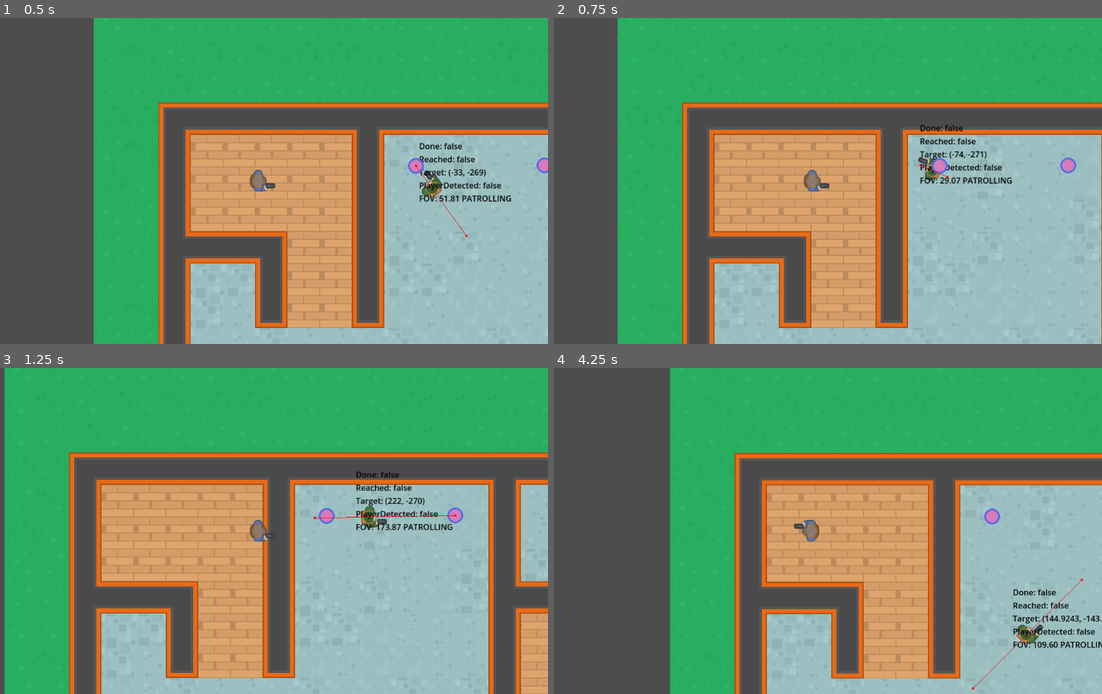
Above: before the commit, frames 1-4 (two rows, left to right).
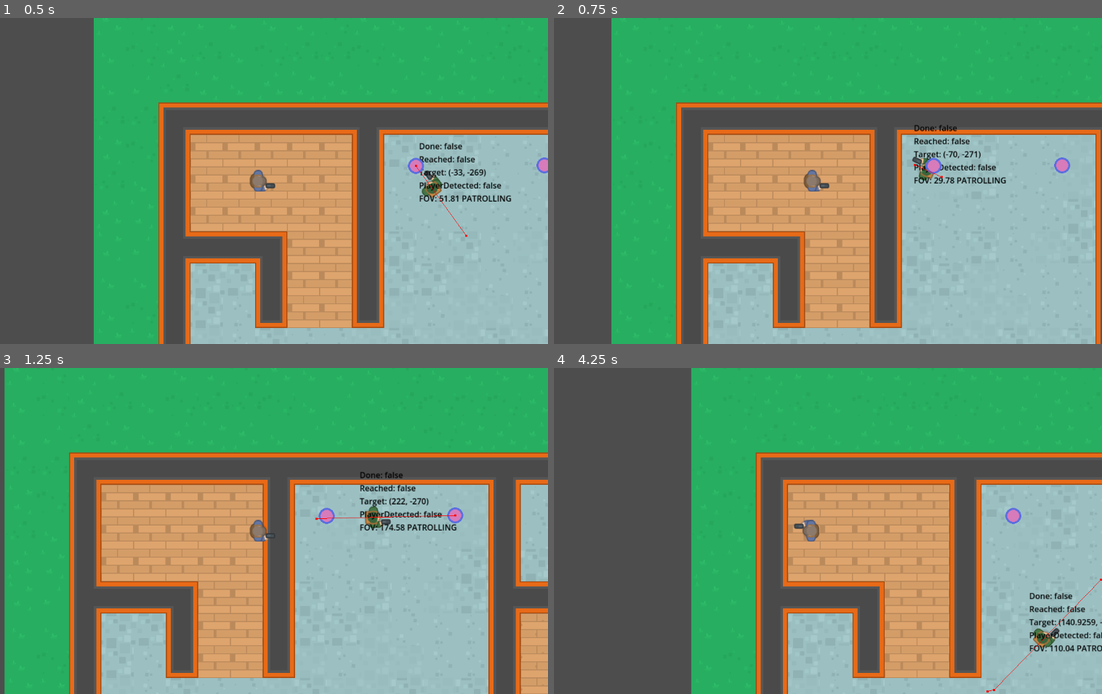
Above: after the commit, the same moments.

Repository: bluewind109/DontMindMe
Game: Godot game, scene res://scenes/level_map/level_map.tscn
Same seed, same stepped clock (60 frames per second), same inputs: the game is played once before the commit and once after it.
Inputs (mouse positions are in pixels of both pictures, inside the frame that each line leads up to):
- Up to frame 1 (0.5 s): no input
- Up to frame 2 (0.75 s): move the mouse to (937, 164) at 0.52 s; hold D (right) from 0.53 s (still down); click (937, 164) at 0.6 s
- Up to frame 3 (1.25 s): keep holding D (right)
- Up to frame 4 (4.25 s): move the mouse to (696, 547) at 1.27 s; release D (right) at 1.28 s; hold S (down) 1.28-2.03 s; click (696, 547) at 1.35 s; move the mouse to (871, 459) at 2.02 s; hold D (right) 2.03-2.78 s; click (871, 459) at 2.1 s; move the mouse to (784, 596) at 2.77 s; hold W (up) 2.78-3.53 s; click (784, 596) at 2.85 s; move the mouse to (986, 579) at 3.52 s; hold A (left) from 3.53 s (still down); click (986, 579) at 3.6 s

Frame 1 is identical in both runs. In frame 2, 11% of the frame differs, in the area x 10-100%, y 0-100%; in frame 3, 1.0%; in frame 4, 23%, in the area x 21-100%, y 0-100%.

Commit message:
Add searching state to NPC behaviour

Diff:
--- a/scenes/npc/npc.gd
+++ b/scenes/npc/npc.gd
@@ -15,6 +15,7 @@
 @onready var label = $Label
 @onready var player_detect = $PlayerDetect
 @onready var ray_cast_2d = $PlayerDetect/RayCast2D
+@onready var warning = $Warning
 
 var _waypoints: Array = []
 var _current_wp: int = 0
@@ -99,27 +100,40 @@
 	set_nav_to_player()
 
 
+func process_searching() -> void:
+	if (nav_agent.is_navigation_finished()):
+		set_state(ENEMY_STATE.PATROLLING)
+
+
 func update_movement() -> void:
 	match _state:
 		ENEMY_STATE.PATROLLING:
 			process_patrolling()
 		ENEMY_STATE.CHASING:
 			process_chasing()
+		ENEMY_STATE.SEARCHING:
+			process_searching()
 
 
 func set_state(new_state: ENEMY_STATE) -> void:
 	if (new_state == _state):
 		return
+
+	if (new_state == ENEMY_STATE.SEARCHING):
+		warning.show()
+	else:
+		warning.hide()
+
 	_state = new_state
 
 
 func update_state() -> void:
 	var new_state = _state
 	var can_see = can_see_player()
-	if (can_see_player()):
+	if (can_see):
 		new_state = ENEMY_STATE.CHASING
-	else:
-		new_state = ENEMY_STATE.PATROLLING
+	elif (!can_see and new_state == ENEMY_STATE.CHASING):
+		new_state = ENEMY_STATE.SEARCHING
 	set_state(new_state)
 
 
--- a/scenes/npc/npc.tscn
+++ b/scenes/npc/npc.tscn
@@ -1,7 +1,8 @@
-[gd_scene load_steps=5 format=3 uid="uid://vao6kp8w7hlv"]
+[gd_scene load_steps=6 format=3 uid="uid://vao6kp8w7hlv"]
 
 [ext_resource type="Script" path="res://scenes/npc/npc.gd" id="1_5qkfn"]
 [ext_resource type="Texture2D" uid="uid://btxfsy6rguujs" path="res://assets/images/soldier1_gun.png" id="1_67jpu"]
+[ext_resource type="Texture2D" uid="uid://cjwbdiq13be23" path="res://assets/images/running_1.png" id="3_nwrrv"]
 
 [sub_resource type="CircleShape2D" id="CircleShape2D_h5w6r"]
 radius = 16.0
@@ -41,3 +42,8 @@
 rotation = -1.5708
 target_position = Vector2(0, 400)
 collision_mask = 5
+
+[node name="Warning" type="Sprite2D" parent="."]
+visible = false
+scale = Vector2(0.1, 0.1)
+texture = ExtResource("3_nwrrv")
--- a/scenes/player/player.gd
+++ b/scenes/player/player.gd
@@ -2,7 +2,7 @@
 
 class_name Player
 
-const SPEED: float = 300.0
+const SPEED: float = 360.0
 
 func _ready():
 	pass # Replace with function body.
